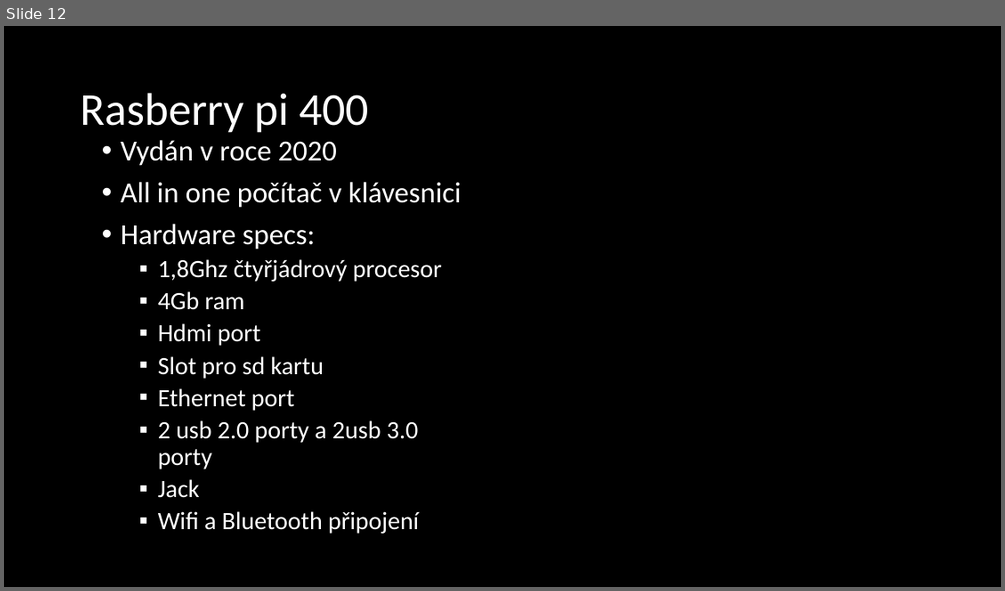
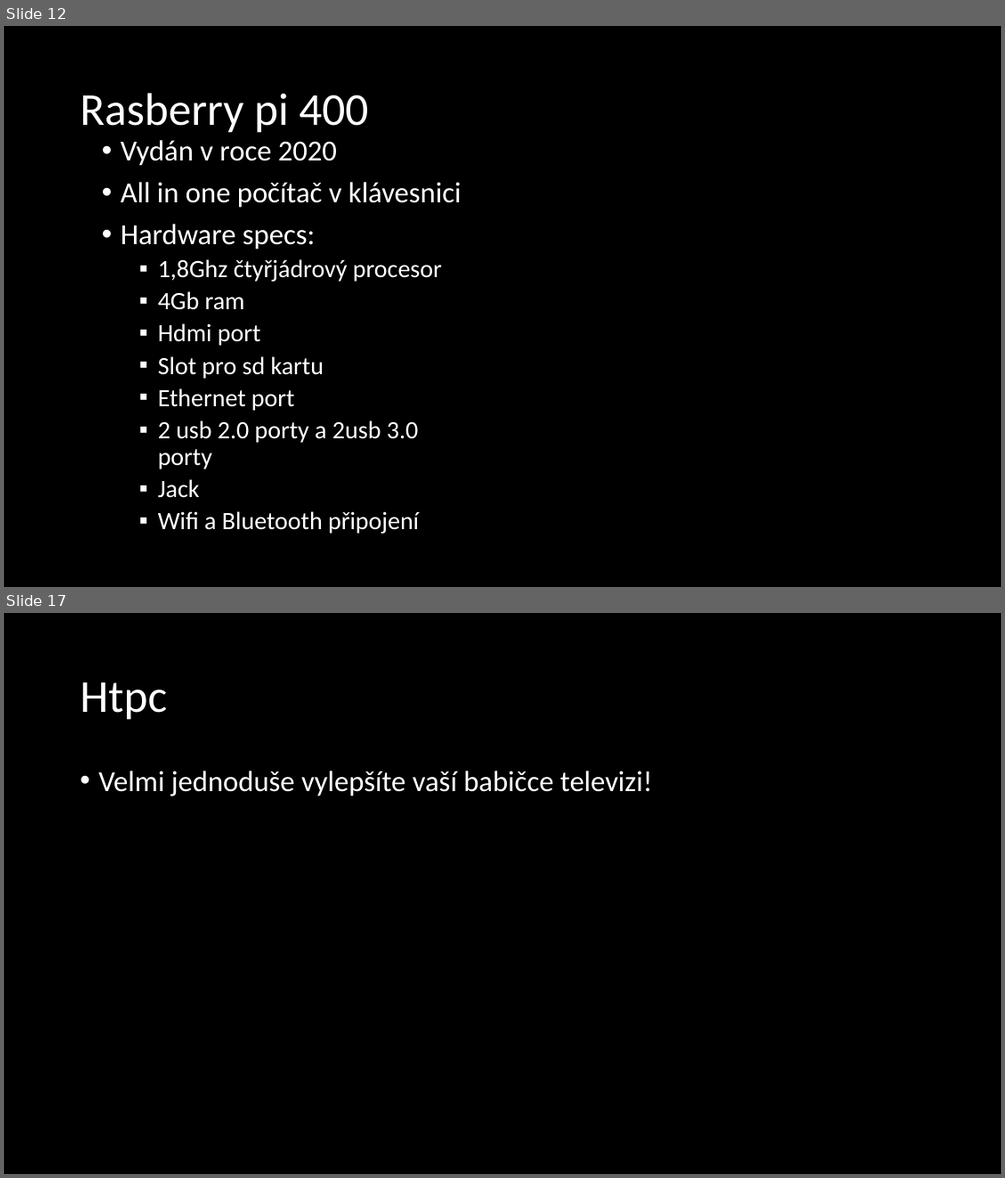
Before and after one commit to rfc79/Prezentace, a slide deck: formánek.ppsx. Shown one above the other, each under a label of ours: slide 12 before the commit, slides 12 and 17 after it; the slides between them are not shown. The pictures are 1005x591 and 1005x1178 pixels, drawn with LibreOffice and Linux fonts; fonts in the diff are those of the drawing. Boxes give left, top, right and bottom in pixels: in the first picture for what was removed or moved away, otherwise in the second. Text is boxed around its words. In the diff, an @@ line names an element or a change of style, - is before the commit and + after.

```diff
--- a/formánek.ppsx
+++ b/formánek.ppsx
@@ slide 17 added at (4, 613, 1001, 1174), background #000000 @@
@@ title added at (80, 682, 167, 720), 44 pt, text #FFFFFF @@
+Htpc
@@ text added at (98, 771, 653, 796), 28 pt, text #FFFFFF @@
+• Velmi jednoduše vylepšíte vaší babičce televizi!
```
Also in this commit, not shown: 3 slides changed, 4 other slides added, 1 slide removed, 1 other file.
